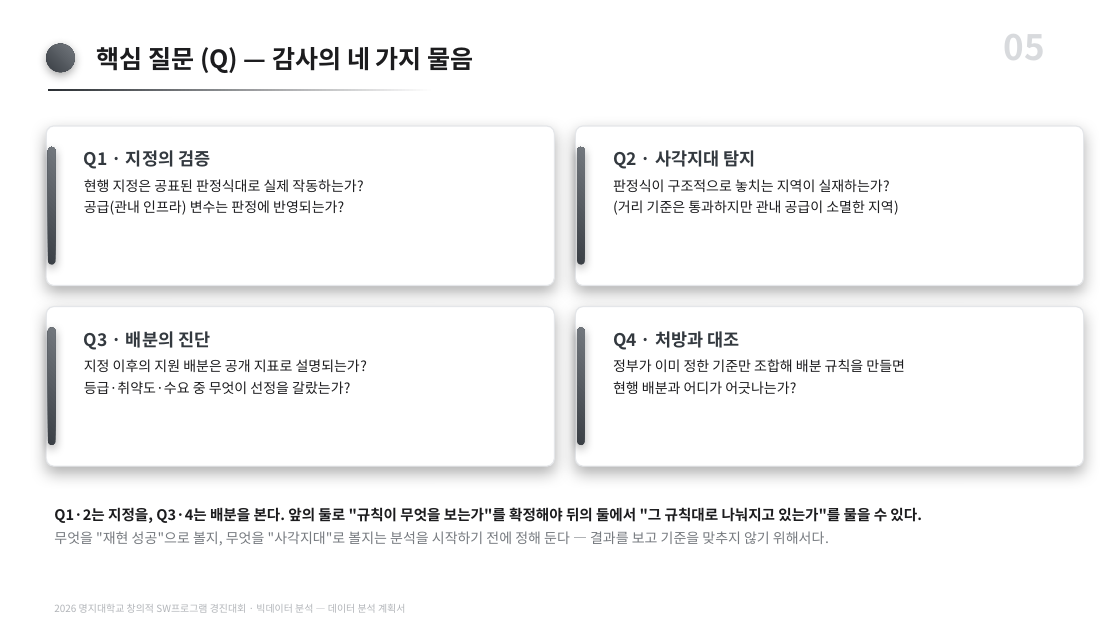
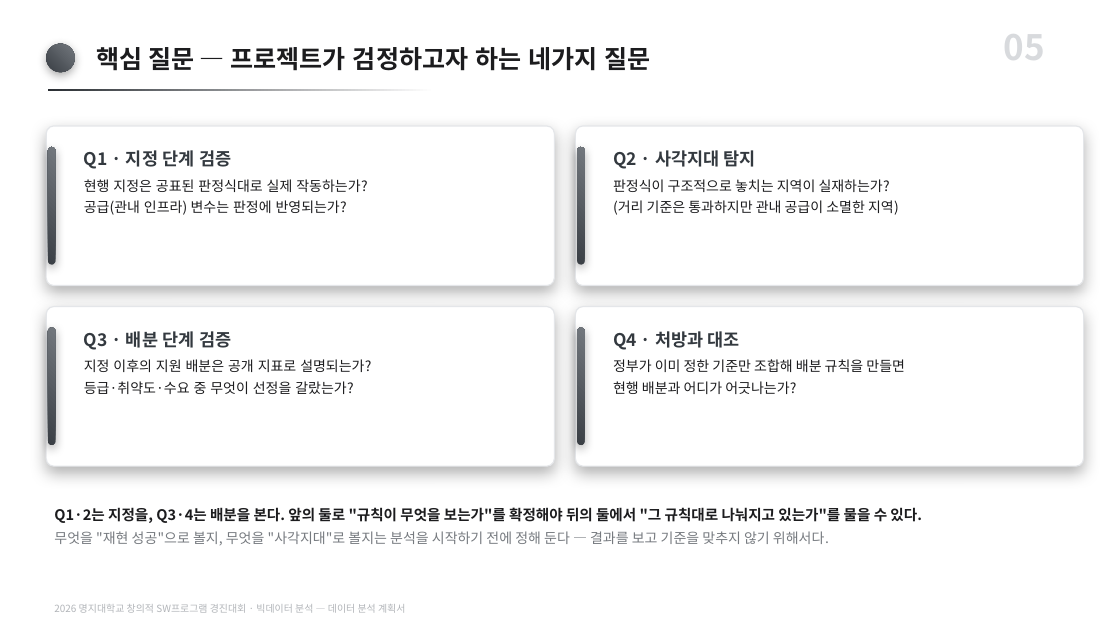
Before and after one commit to karvvan/maternity-care-policy-audit, a slide deck: slide 5 of 04_제출물/데이터분석_계획서.pptx. Drawn at 1120x630 pixels with LibreOffice and Linux fonts; fonts in the diff are those of the drawing. Boxes give left, top, right and bottom in pixels: in the first picture for what was removed or moved away, otherwise in the second. Text is boxed around its words. In the diff, an @@ line names an element or a change of style, - is before the commit and + after.

```diff
--- a/04_제출물/데이터분석_계획서.pptx
+++ b/04_제출물/데이터분석_계획서.pptx
@@ text at (96,47,650,71): text changed @@
-핵심 질문 (Q) — 감사의 네 가지 물음
+핵심 질문 — 프로젝트가 검정하고자 하는 네가지 질문
@@ text at (84,150,231,169): text changed @@
-Q1 · 지정의 검증
+Q1 · 지정 단계 검증
@@ text at (84,331,231,350): text changed @@
-Q3 · 배분의 진단
+Q3 · 배분 단계 검증
```
Also in this commit, not shown: 3 other files.
